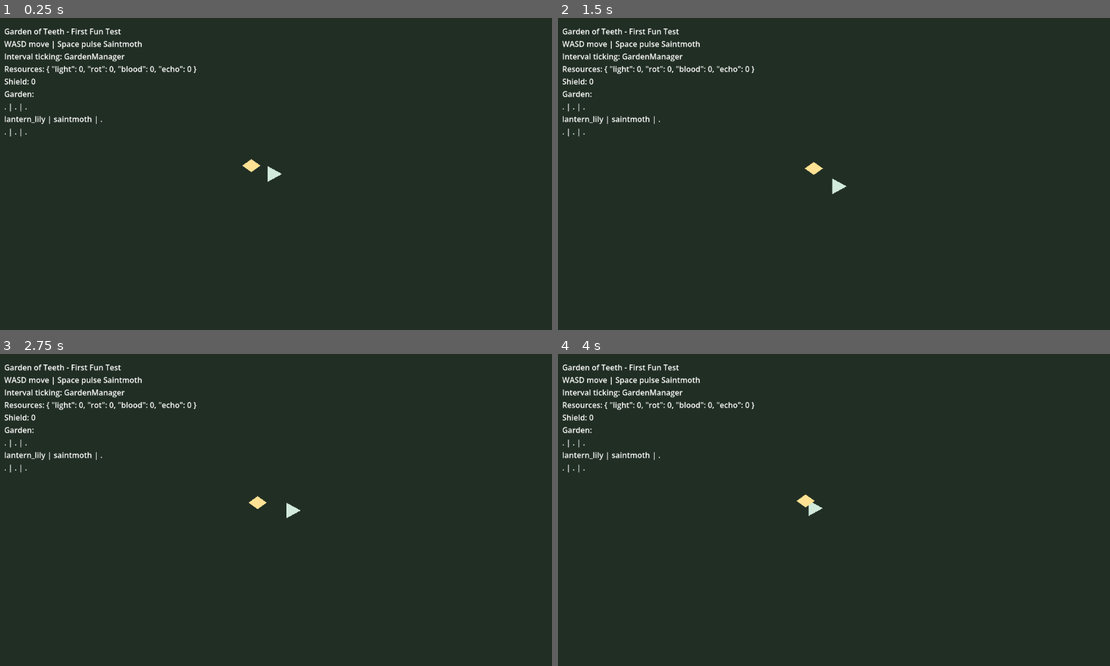
Above: before the commit, frames 1-4 (two rows, left to right).
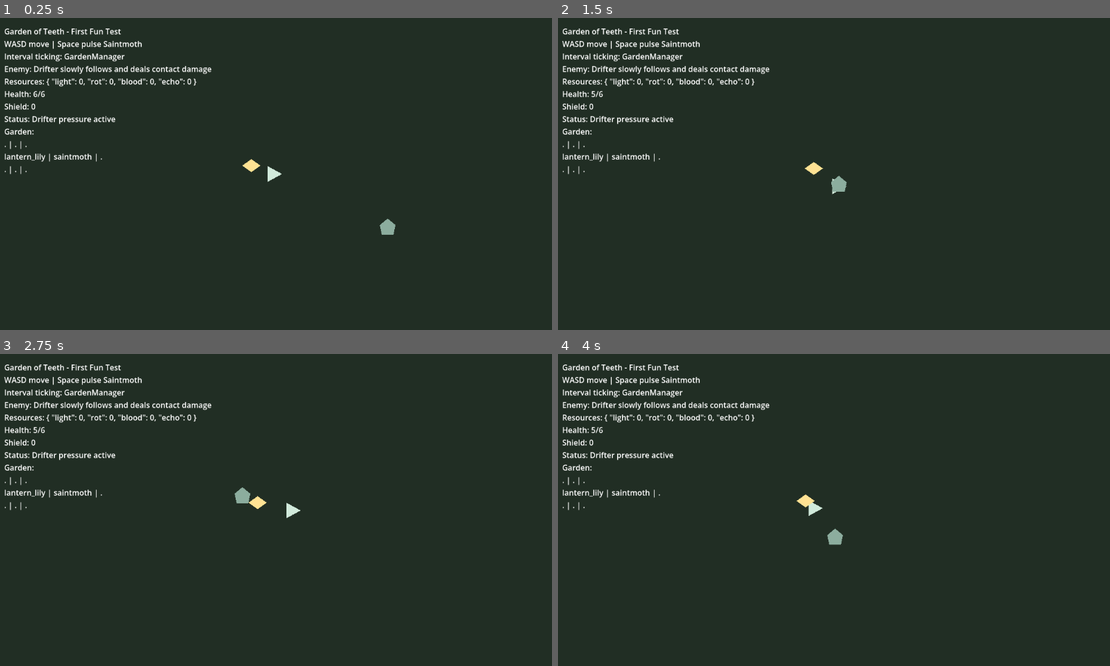
Above: after the commit, the same moments.

Repository: ImperfectRain/Garden-Godot
Game: Godot game, scene res://game/scenes/debug/first_fun_test.tscn
The game is run twice, just before and just after one commit, with the same random seed, the same clock (stepped at 60 frames per second) and the same inputs.
Inputs:
- Up to frame 1 (0.25 s): no input
- Up to frame 2 (1.5 s): hold D (move_right) 0.53-1.28 s; hold Space (pulse) 0.53-1.28 s; hold S (move_down) from 1.28 s (still down); tap Space (pulse) at 1.35 s
- Up to frame 3 (2.75 s): release S (move_down) at 2.03 s; hold D (move_right) from 2.03 s (still down); hold Space (pulse) from 2.03 s (still down)
- Up to frame 4 (4 s): release D (move_right) at 2.78 s; release Space (pulse) at 2.78 s; hold W (move_up) 2.78-3.53 s; tap Space (pulse) at 2.85 s; hold A (move_left) from 3.53 s (still down); hold Space (pulse) from 3.53 s (still down)

The runs differ from the first frame. In frame 1, 1.6% of the frame differs, in the area x 0-72%, y 15-70%; in frame 2, 1.6%; in frame 3, 1.6%; in frame 4, 1.6%, in the area x 0-52%, y 15-62%.

Commit message:
mvp: add drifter enemy pressure

Diff:
--- a/game/scenes/debug/first_fun_test.tscn
+++ b/game/scenes/debug/first_fun_test.tscn
@@ -1,8 +1,9 @@
-[gd_scene load_steps=4 format=3 uid="uid://first_fun_test"]
+[gd_scene load_steps=5 format=3 uid="uid://first_fun_test"]
 
 [ext_resource type="Script" path="res://game/scripts/core/first_fun_test.gd" id="1"]
 [ext_resource type="Script" path="res://game/scripts/player/player_controller.gd" id="2"]
 [ext_resource type="Script" path="res://game/scripts/companion/companion_controller.gd" id="3"]
+[ext_resource type="PackedScene" path="res://game/scenes/enemies/drifter.tscn" id="4"]
 
 [node name="FirstFunTest" type="Node2D"]
 script = ExtResource("1")
@@ -36,6 +37,10 @@
 position_smoothing_enabled = true
 enabled = true
 
+[node name="Drifter" parent="." instance=ExtResource("4")]
+position = Vector2(190, 90)
+player_path = NodePath("../Player")
+
 [node name="CanvasLayer" type="CanvasLayer" parent="."]
 
 [node name="DebugLabel" type="Label" parent="CanvasLayer"]
--- /dev/null
+++ b/game/scenes/enemies/drifter.tscn
@@ -0,0 +1,16 @@
+[gd_scene load_steps=3 format=3 uid="uid://drifter_enemy"]
+
+[ext_resource type="Script" path="res://game/scripts/enemies/drifter_enemy.gd" id="1"]
+
+[sub_resource type="CircleShape2D" id="CircleShape2D_contact"]
+radius = 14.0
+
+[node name="Drifter" type="CharacterBody2D"]
+script = ExtResource("1")
+
+[node name="Body" type="Polygon2D" parent="."]
+color = Color(0.55, 0.68, 0.62, 1)
+polygon = PackedVector2Array(0, -14, 12, -4, 9, 11, -9, 11, -12, -4)
+
+[node name="CollisionShape2D" type="CollisionShape2D" parent="."]
+shape = SubResource("CircleShape2D_contact")
--- a/game/scripts/core/first_fun_test.gd
+++ b/game/scripts/core/first_fun_test.gd
@@ -3,6 +3,8 @@
 @onready var player := $Player
 @onready var saintmoth := $Saintmoth
 @onready var debug_label := $CanvasLayer/DebugLabel
+
+var debug_message := "Drifter pressure active"
 
 
 func _ready() -> void:
@@ -10,7 +12,9 @@
 	GardenManager.place_piece(Vector2i(0, 1), "lantern_lily")
 	# Temporary first-fun-test wiring: Saintmoth requests shield, player applies it.
 	saintmoth.shield_requested.connect(player.add_shield)
+	player.health_changed.connect(_on_player_health_changed)
 	player.shield_changed.connect(_on_player_shield_changed)
+	player.player_defeated.connect(_on_player_defeated)
 	GardenResources.resource_changed.connect(_refresh_debug)
 	GardenManager.piece_triggered.connect(_on_piece_triggered)
 	_refresh_debug("", 0, 0)
@@ -29,13 +33,25 @@
 	_refresh_debug("", 0, 0)
 
 
+func _on_player_health_changed(_health: int, _max_health: int) -> void:
+	_refresh_debug("", 0, 0)
+
+
+func _on_player_defeated() -> void:
+	debug_message = "Player defeated - restart the scene to try again"
+	_refresh_debug("", 0, 0)
+
+
 func _refresh_debug(_resource_id: String, _amount: int, _delta: int) -> void:
 	var lines: Array[String] = [
 		"Garden of Teeth - First Fun Test",
 		"WASD move | Space pulse Saintmoth",
 		"Interval ticking: GardenManager",
+		"Enemy: Drifter slowly follows and deals contact damage",
 		"Resources: %s" % GardenResources.get_all(),
+		"Health: %s/%s" % [player.health, player.max_health],
 		"Shield: %s" % player.shield,
+		"Status: %s" % debug_message,
 		"Garden:"
 	]
 	lines.append_array(GardenManager.as_debug_rows())
--- /dev/null
+++ b/game/scripts/enemies/drifter_enemy.gd
@@ -0,0 +1,45 @@
+extends CharacterBody2D
+
+@export var move_speed := 70.0
+@export var contact_damage := 1
+@export var damage_cooldown := 1.0
+@export var contact_range := 22.0
+@export var player_path: NodePath
+
+var _player: Node2D
+var _damage_timer := 0.0
+
+
+func _ready() -> void:
+	if not str(player_path).is_empty():
+		_player = get_node_or_null(player_path)
+
+
+func _physics_process(delta: float) -> void:
+	_damage_timer = max(_damage_timer - delta, 0.0)
+	if _player == null:
+		velocity = Vector2.ZERO
+		move_and_slide()
+		return
+	_chase_player()
+	move_and_slide()
+	_try_contact_damage()
+
+
+func _chase_player() -> void:
+	var to_player := _player.global_position - global_position
+	if to_player.length() <= 1.0:
+		velocity = Vector2.ZERO
+		return
+	velocity = to_player.normalized() * move_speed
+
+
+func _try_contact_damage() -> void:
+	if _damage_timer > 0.0:
+		return
+	if global_position.distance_to(_player.global_position) > contact_range:
+		return
+	if not _player.has_method("take_damage"):
+		return
+	_player.take_damage(contact_damage)
+	_damage_timer = damage_cooldown
Not shown, changed: docs/COMMIT_LOG.md
Not shown, changed: docs/TECHNICAL_DESIGN.md
